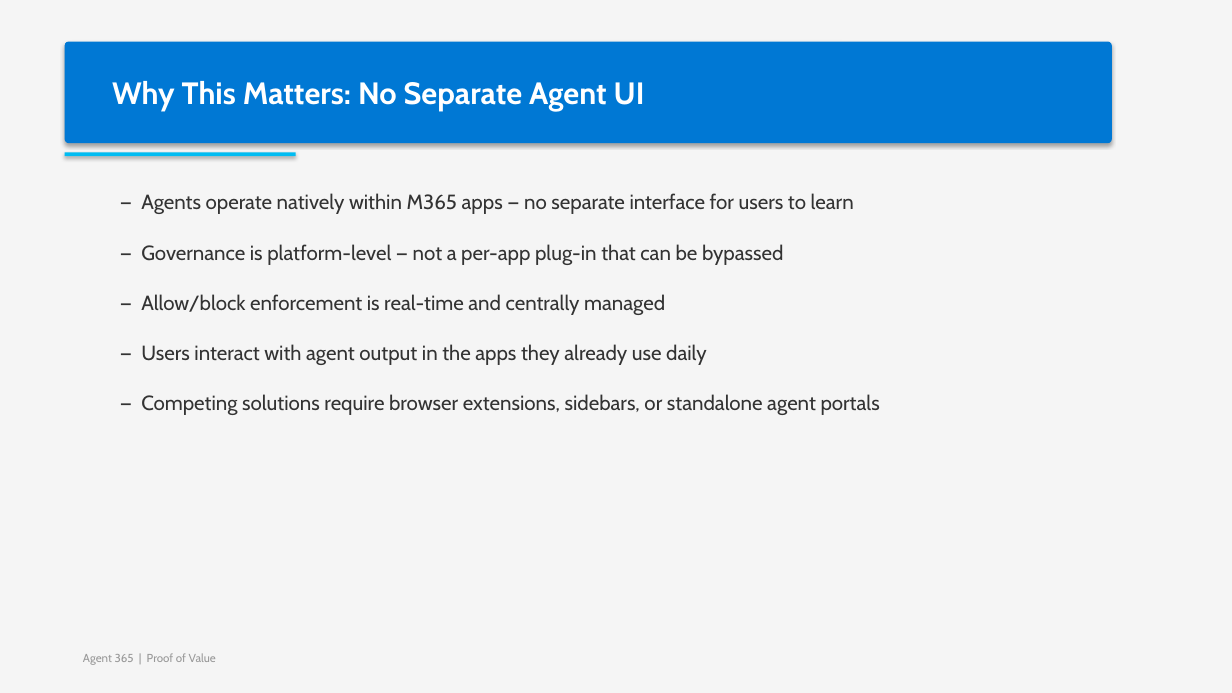
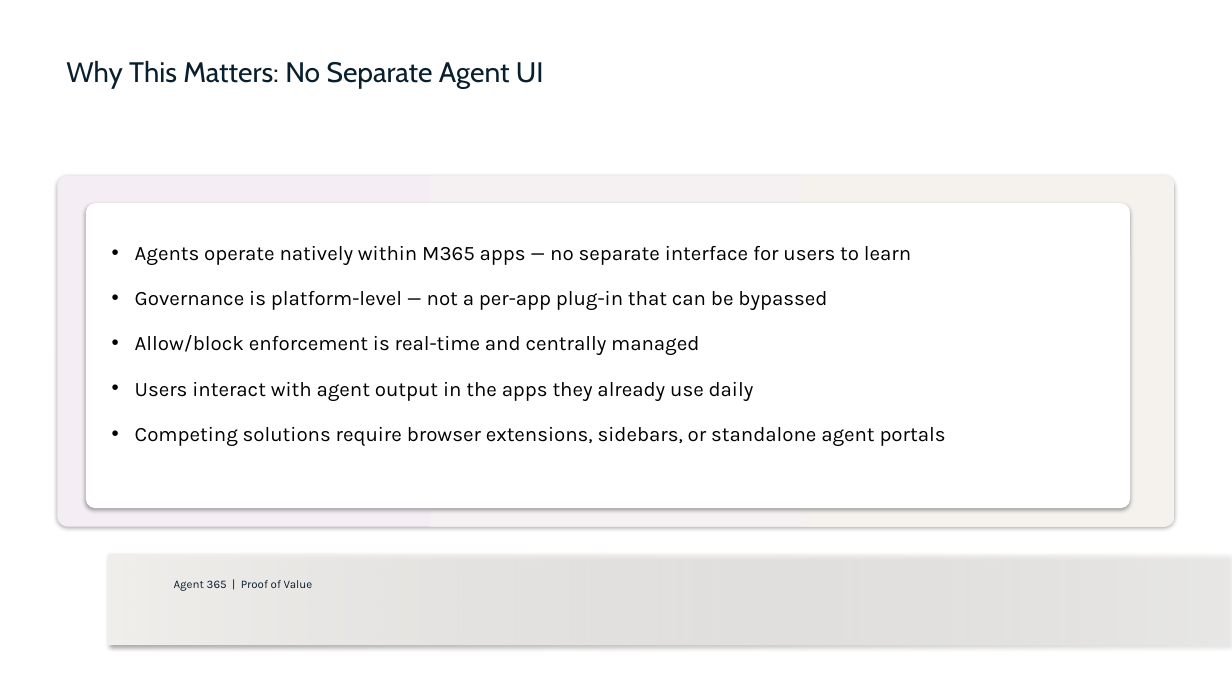
Before and after one commit to cloudtoso/Agent-365-POC, a slide deck: slide 36 of Agent365-PoV-Deck.pptx. Drawn at 1232x693 pixels with LibreOffice and Linux fonts; fonts in the diff are those of the drawing. Boxes give left, top, right and bottom in pixels: in the first picture for what was removed or moved away, otherwise in the second. Text is boxed around its words. In the diff, an @@ line names an element or a change of style, - is before the commit and + after.

```diff
--- a/Agent365-PoV-Deck.pptx
+++ b/Agent365-PoV-Deck.pptx
@@ rectangle removed at [0,0,1232,693] @@
@@ text "Why This Matters: No Separate ...": place and size @@
-text "Why This Matters: No Separate ..." at [65,42,1112,143]
+text "Why This Matters: No Separate ..." at [66,60,544,89]
@@ text "Why This Matters: No Separate ..." at [66,60,544,89]: size 24 to 22 pt, text colour #FFFFFF to #091F2E, bold off; fill #0078D4 to none; shadow off @@
@@ rounded rectangle added at [57,176,1175,527], fill gradient #F4EDF4 to #F5F2EE @@
@@ rectangle removed at [65,152,296,156] @@
@@ rounded rectangle added at [86,203,1130,508], fill #FFFFFF @@
@@ text at [135,246,946,446]: text changed; font Cabin to Karla; text colour #333333 to #000000 @@
-— Agents operate natively within M365 apps — no separate interface for users to learn
-— Governance is platform-level — not a per-app plug-in that can be bypassed
-— Allow/block enforcement is real-time and centrally managed
-— Users interact with agent output in the apps they already use daily
-— Competing solutions require browser extensions, sidebars, or standalone agent portals
+• Agents operate natively within M365 apps — no separate interface for users to learn
+• Governance is platform-level — not a per-app plug-in that can be bypassed
+• Allow/block enforcement is real-time and centrally managed
+• Users interact with agent output in the apps they already use daily
+• Competing solutions require browser extensions, sidebars, or standalone agent portals
@@ rectangle added at [108,555,1232,645], fill gradient #F2F0ED @@
@@ text "Agent 365 | Proof of ...": place and size @@
-text "Agent 365 | Proof of ..." at [83,653,216,665]
+text "Agent 365 | Proof of ..." at [174,580,313,591]
@@ text "Agent 365 | Proof of ..." at [174,580,313,591]: font Cabin to Karla, text colour #999999 to #091F2E @@
```
Also in this commit, not shown: 43 other slides changed, 1 other file.
